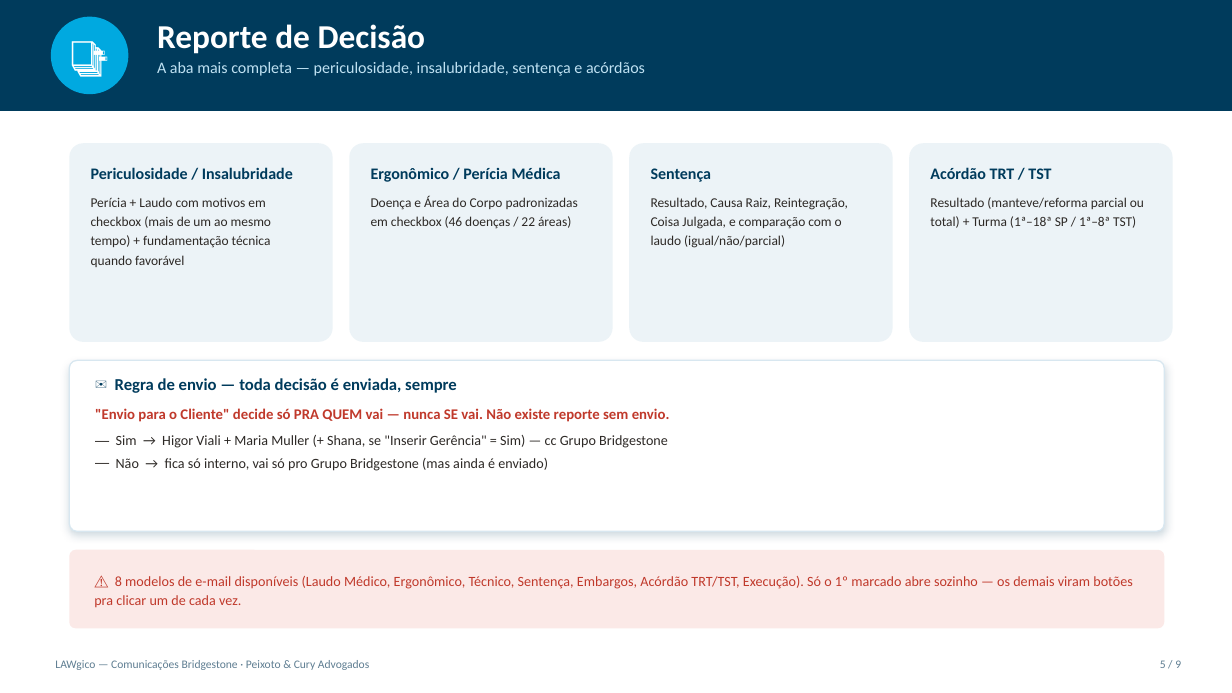
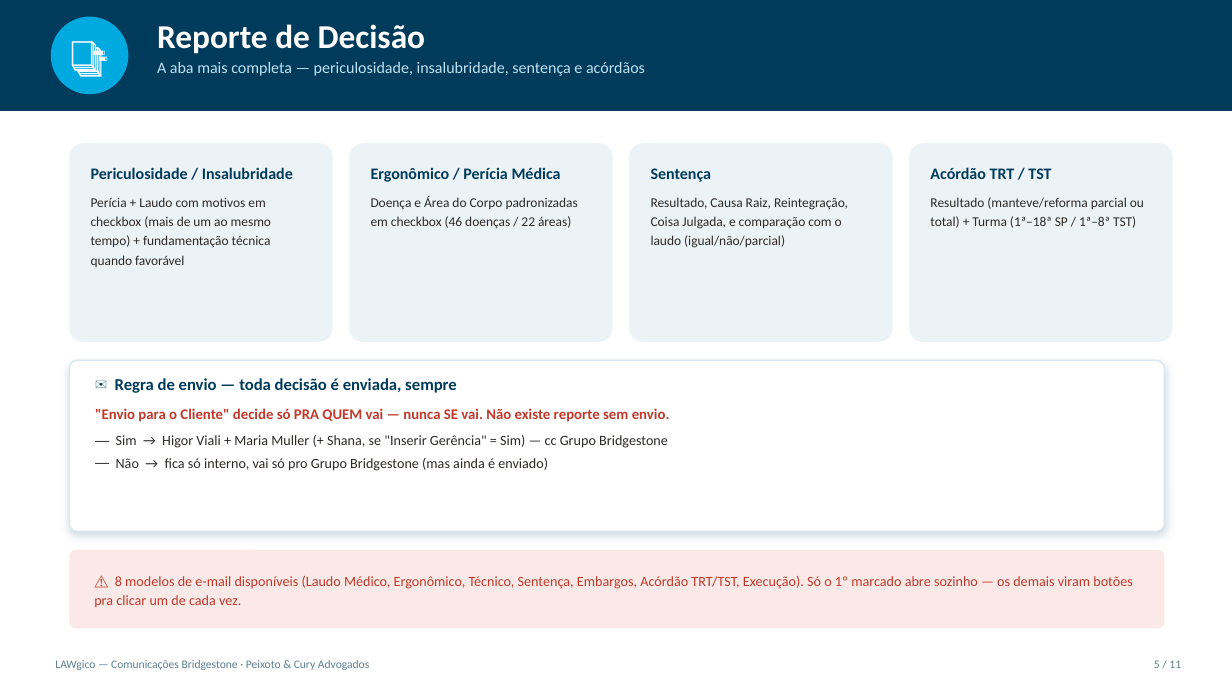
Before and after one commit to peixotoecury/comunicacoes-bridgestone, a slide deck: slide 5 of manual.pptx. Drawn at 1232x693 pixels with LibreOffice and Linux fonts; fonts in the diff are those of the drawing. Boxes give left, top, right and bottom in pixels: in the first picture for what was removed or moved away, otherwise in the second. Text is boxed around its words. In the diff, an @@ line names an element or a change of style, - is before the commit and + after.

```diff
--- a/manual.pptx
+++ b/manual.pptx
@@ text at box(1154, 660, 1181, 668): text changed @@
-5 / 9
+5 / 11
```
Also in this commit, not shown: 6 other slides changed, 2 slides added, 2 other files.
